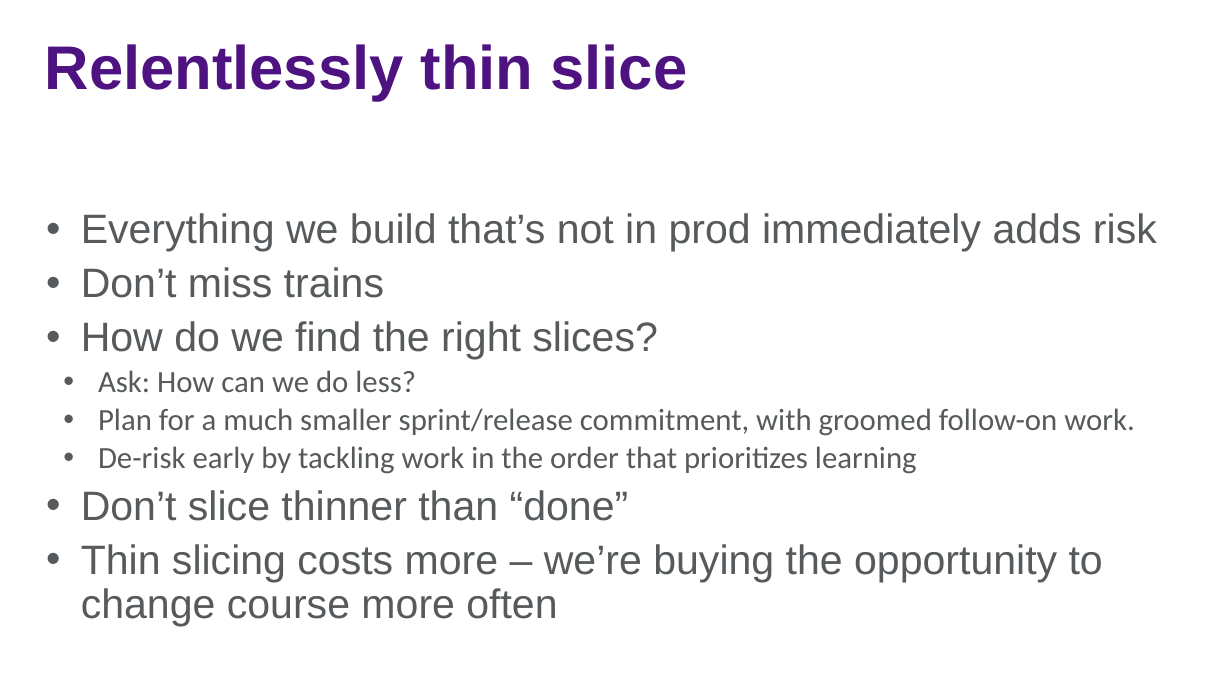
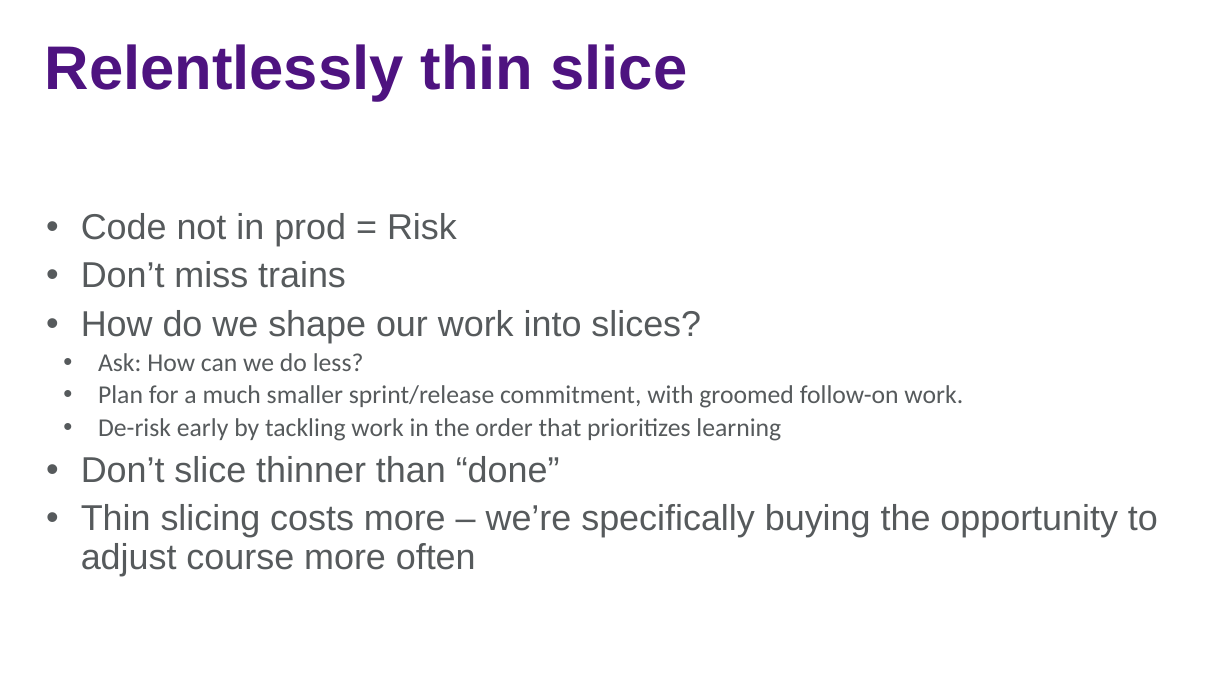
Before and after one commit to jasonjwood/presentations, a slide deck: slide 19 of InFusion2016 - Getting It Done - Jason Wood.pptx. Drawn at 1232x693 pixels with LibreOffice and Linux fonts; fonts in the diff are those of the drawing; background and template pictures are left out. Boxes give left, top, right and bottom in pixels: in the first picture for what was removed or moved away, otherwise in the second. Text is boxed around its words. In the diff, an @@ line names an element or a change of style, - is before the commit and + after.

```diff
--- a/InFusion2016 - Getting It Done - Jason Wood.pptx
+++ b/InFusion2016 - Getting It Done - Jason Wood.pptx
@@ text at [81,213,457,246]: text changed; size 32 to 28 pt @@
-• Everything we build that’s not in prod immediately adds risk
+• Code not in prod = Risk
@@ text at [81,261,963,483]: size 32 to 28 pt in "Don’t miss trains", "Don’t slice thinner than “done”"; size 24 to 20 pt in "Ask: How can we do less?", "Plan for a much smaller sprint/release commitment, ...", "De-risk early by tackling work in the ..." @@
@@ text at [81,310,701,343]: text changed; size 32 to 28 pt @@
-• How do we find the right slices?
+• How do we shape our work into slices?
@@ text at [81,504,1158,576]: text changed; size 32 to 28 pt @@
-• Thin slicing costs more – we’re buying the opportunity to change course more often
+• Thin slicing costs more – we’re specifically buying the opportunity to adjust course more often
```
Also in this commit, not shown: 11 other slides changed, 1 slide added.
